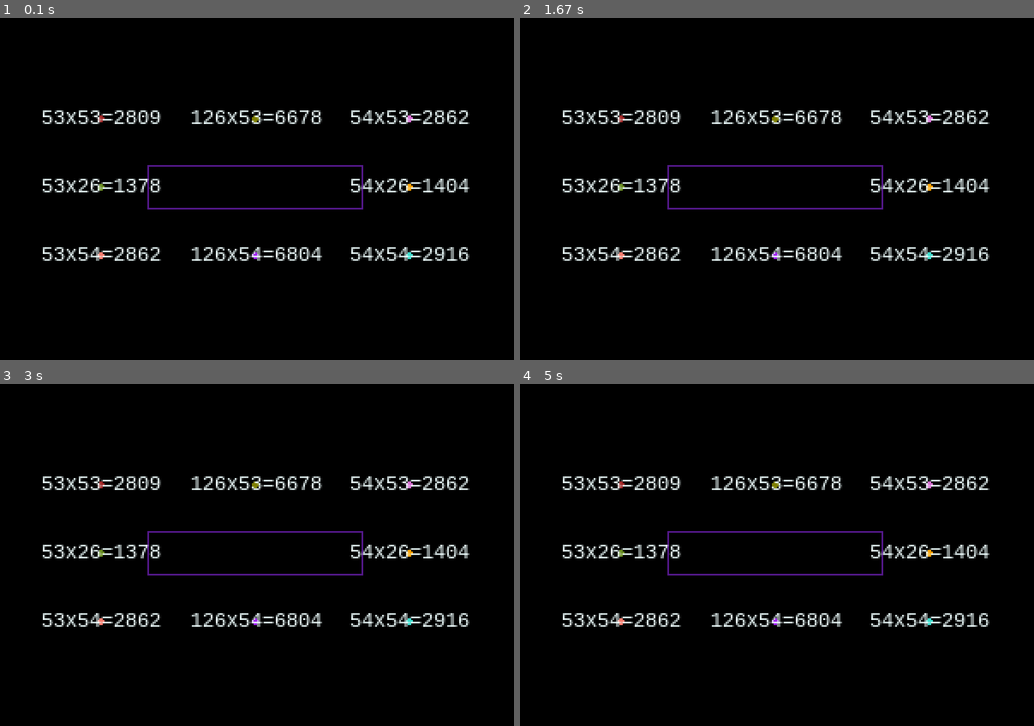
Above: before the commit, frames 1-4 (two rows, left to right).
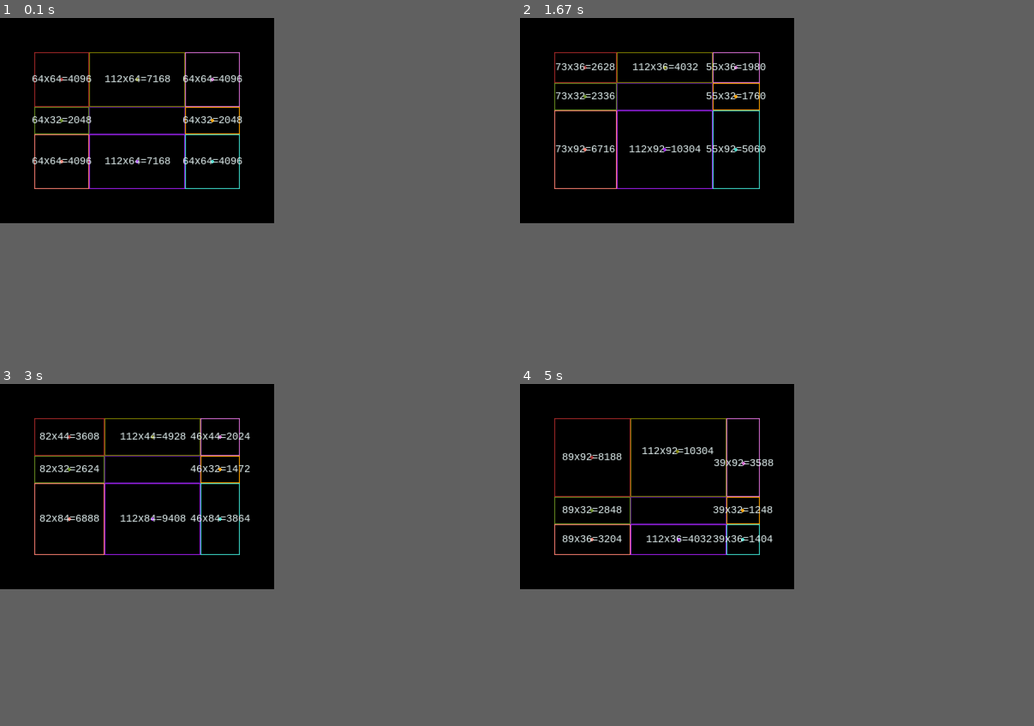
Above: after the commit, the same moments.

Repository: hitbox/scratch
Game: pygame game, started from pygame/negative_rect.py
Same seed, same stepped clock (60 frames per second), same inputs: the game is played once before the commit and once after it.
Inputs (mouse positions are in pixels of both pictures, inside the frame that each line leads up to):
- Up to frame 1 (0.1 s): no input
- Up to frame 2 (1.67 s): press the mouse at (658, 120) at 0.37 s; move the mouse to (612, 106) at 0.47 s; release the mouse at (571, 89) at 0.6 s; press the mouse at (658, 120) at 0.7 s; move the mouse to (669, 147) at 0.8 s; release the mouse at (684, 171) at 0.93 s; press the mouse at (669, 147) at 1.53 s; move the mouse to (663, 96) at 1.63 s
- Up to frame 3 (3 s): release the mouse at (138, 411) at 1.77 s; press the mouse at (143, 462) at 1.87 s; move the mouse to (138, 510) at 1.97 s; release the mouse at (128, 561) at 2.1 s; press the mouse at (138, 513) at 2.7 s; move the mouse to (154, 469) at 2.8 s; release the mouse at (164, 425) at 2.93 s
- Up to frame 4 (5 s): press the mouse at (674, 469) at 4.03 s; move the mouse to (679, 462) at 4.13 s; release the mouse at (684, 455) at 4.27 s; press the mouse at (674, 469) at 4.37 s; move the mouse to (674, 472) at 4.47 s; release the mouse at (679, 472) at 4.6 s; press the mouse at (674, 469) at 4.7 s; move the mouse to (663, 510) at 4.8 s; release the mouse at (658, 555) at 4.93 s
In our replay, the window is 900x600 before the commit and 480x360 after it. These sizes can differ from the game's own. Grey fills any space a smaller window leaves; there, only what the larger window draws over its background counts as a difference.

The runs differ from the first frame. In frame 1, 6.5% of the frame differs, in the area x 6-92%, y 10-71%; in frame 2, 6.5%; in frame 3, 6.6%; in frame 4, 6.6%.

Commit message:
pygame/negative_rect.py
- fix rendering margin rects
- command line arguments for screen size and scale

Diff:
--- a/pygame/negative_rect.py
+++ b/pygame/negative_rect.py
@@ -55,11 +55,9 @@
 def area(rect):
     return rect.width * rect.height
 
-def run():
+def run(size, scale):
     pygame.font.init()
-    width = 300
-    height = 200
-    scale = 4
+    width, height = size
     screen = pygame.display.set_mode((width*scale, height*scale))
     buffer = pygame.Surface((width, height))
     window = buffer.get_rect()
@@ -85,13 +83,13 @@
     dragging = None
     running = True
     while running:
-        margins = map(
+        margins = list(map(
             pygame.Rect,
             filter(
                 lambda other: validate_inside(other, space),
                 margin_rects(draggables, space)
             )
-        )
+        ))
         # create labels
         text_blits = []
         for rect, color in zip(margins, colors):
@@ -117,6 +115,8 @@
         # draw draggables
         for rect in draggables:
             pygame.draw.rect(buffer, 'purple4', rect, 1)
+        for rect, color in zip(margins, colors):
+            pygame.draw.rect(buffer, color, rect, 1)
         # draw text labels
         for (image, rect), color in zip(text_blits, colors):
             pygame.draw.circle(buffer, color, rect.center, 2)
@@ -155,10 +155,15 @@
                     dragging.topleft += delta
         clock.tick(framerate)
 
+def size_type(string):
+    return tuple(map(int, string.replace(',', ' ').split()))
+
 def main(argv=None):
     parser = argparse.ArgumentParser()
+    parser.add_argument('--size', type=size_type, default='320 240')
+    parser.add_argument('--scale', type=int, default='2')
     args = parser.parse_args(argv)
-    run()
+    run(args.size, args.scale)
 
 if __name__ == '__main__':
     main()
